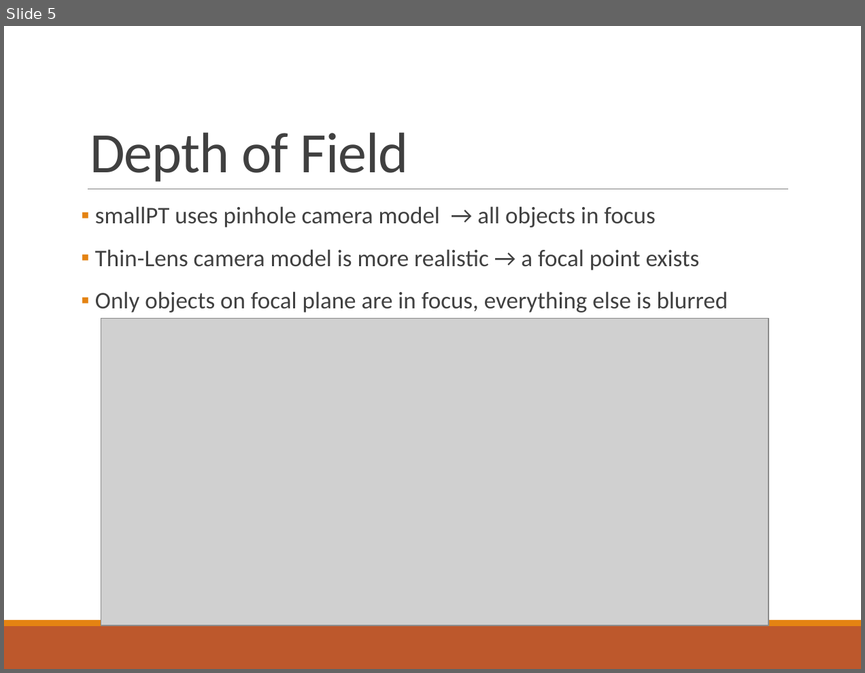
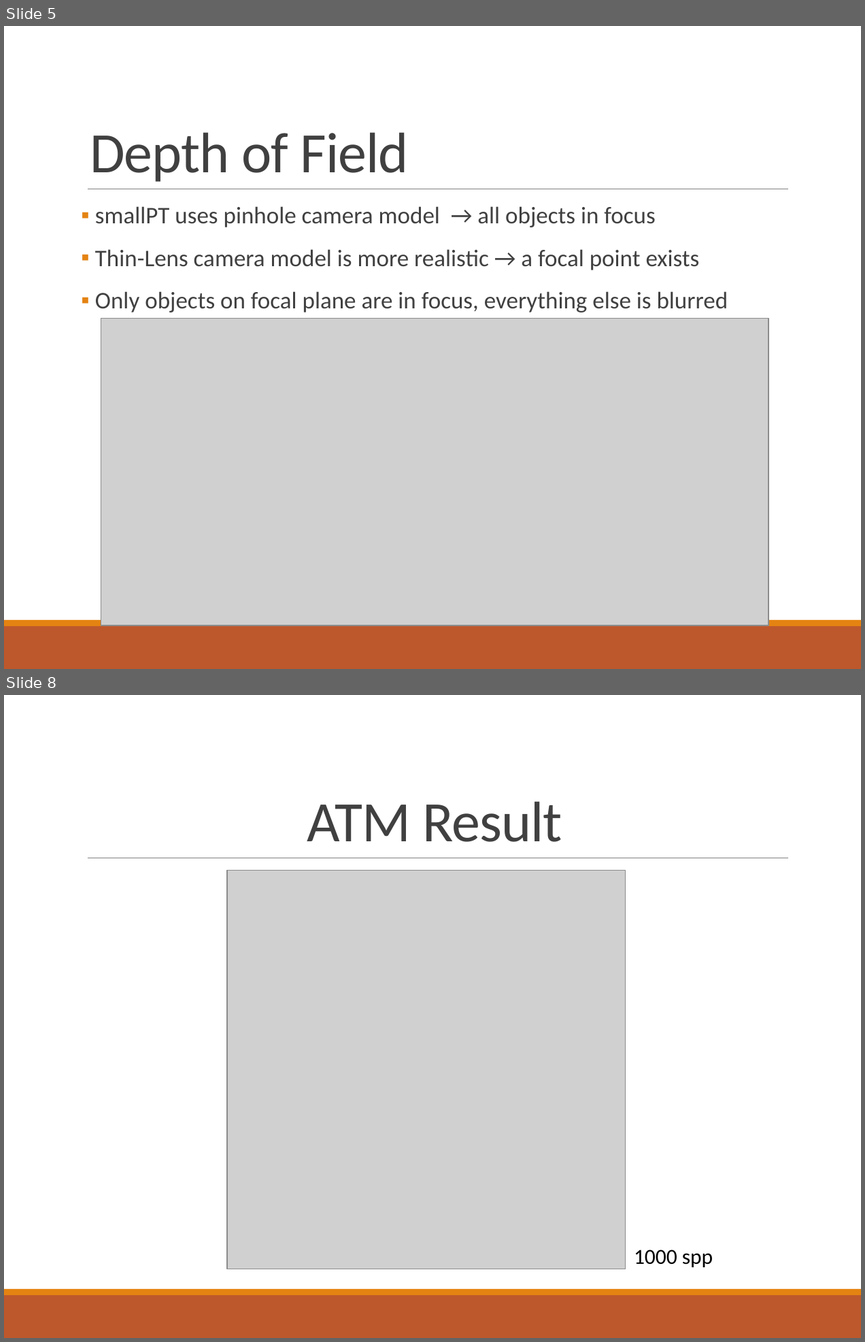
Before and after one commit to Philipp-M/ACG, a slide deck: smallPT_projectACG/presentation/Advanced Computer Graphics.pptx. Shown one above the other, each under a label of ours: slide 5 before the commit, slides 5 and 8 after it; the slides between them are not shown. The pictures are 865x673 and 865x1342 pixels, drawn with LibreOffice and Linux fonts; fonts in the diff are those of the drawing; grey boxes stand for pictures. Boxes give left, top, right and bottom in pixels: in the first picture for what was removed or moved away, otherwise in the second. Text is boxed around its words. In the diff, an @@ line names an element or a change of style, - is before the commit and + after.

```diff
--- a/smallPT_projectACG/presentation/Advanced Computer Graphics.pptx
+++ b/smallPT_projectACG/presentation/Advanced Computer Graphics.pptx
@@ slide 8 added at [4,695,861,1338], background #FFFFFF; not listed: 3 template elements that a slide beside it also shows @@
@@ title added at [307,801,562,842], 48 pt, text #404040 @@
+ATM Result
@@ picture added at [227,870,626,1269] @@
@@ text added at [634,1249,713,1267], 18 pt, text #000000 @@
+1000 spp
```
Also in this commit, not shown: 7 slides changed, 1 other slide added, 1 slide removed, 1 other file.
